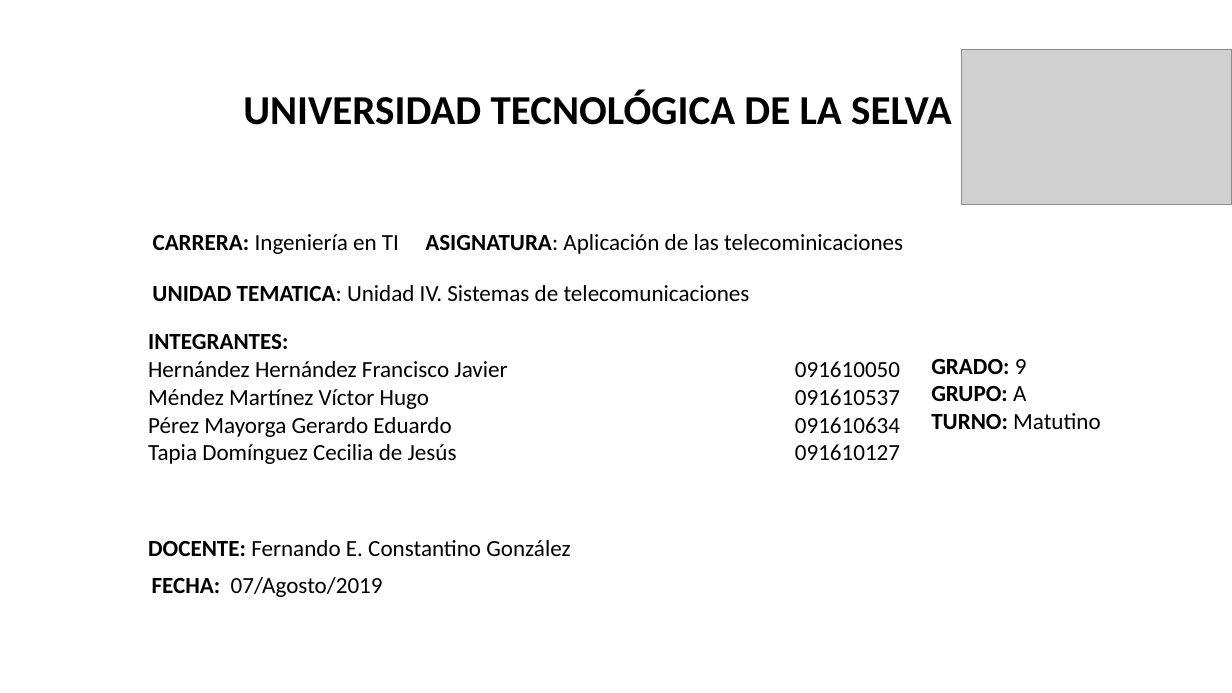
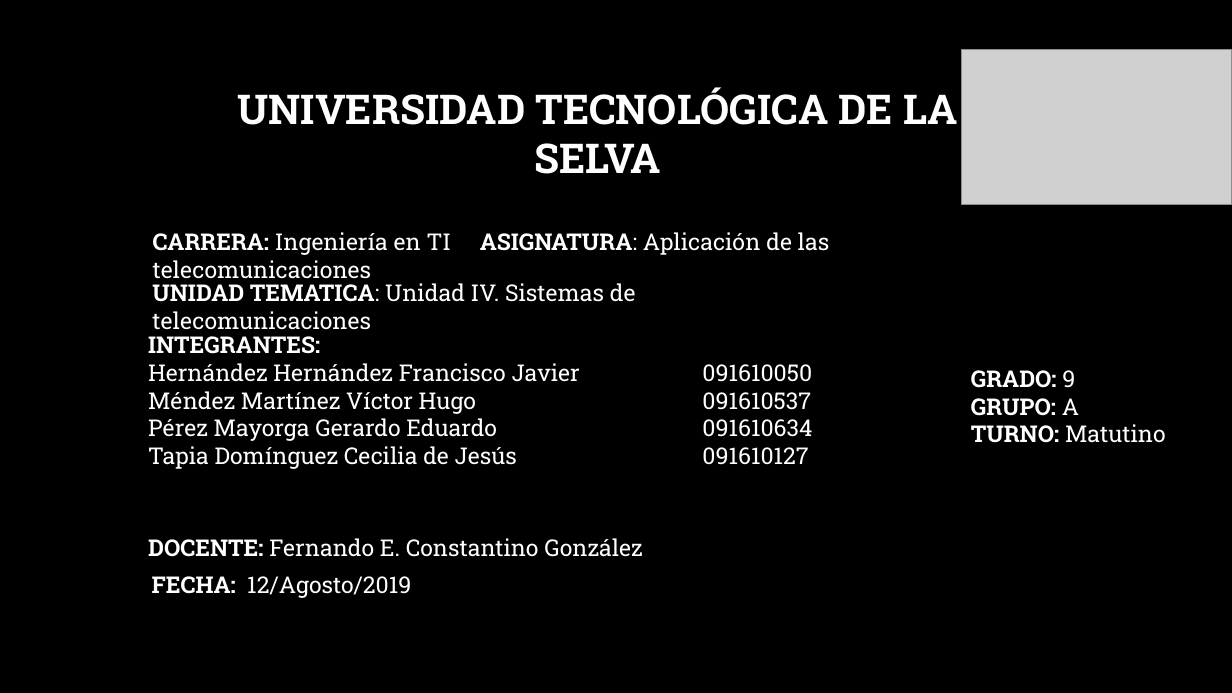
Before and after one commit to SM-ROOT/SM-ROOT, a slide deck: slide 1 of 9°A/Telecomunicaciones/RA_9A_U4_E2.pptx. Drawn at 1232x693 pixels with LibreOffice and Linux fonts; fonts in the diff are those of the drawing; grey boxes stand for pictures; background and template pictures are left out. Boxes give left, top, right and bottom in pixels: in the first picture for what was removed or moved away, otherwise in the second. Text is boxed around its words. In the diff, an @@ line names an element or a change of style, - is before the commit and + after.

```diff
--- a/9°A/Telecomunicaciones/RA_9A_U4_E2.pptx
+++ b/9°A/Telecomunicaciones/RA_9A_U4_E2.pptx
@@ background #FFFFFF to picture (left out) @@
@@ text at <box>153,232,830,279</box>: text changed; font Calibri to Roboto Slab; text colour #000000 to #FFFFFF @@
-CARRERA: Ingeniería en TI ASIGNATURA: Aplicación de las telecominicaciones
+CARRERA: Ingeniería en TI ASIGNATURA: Aplicación de las telecomunicaciones
@@ font Calibri to Roboto Slab, text colour #000000 to #FFFFFF in 5 elements at <box>238,87,957,174</box>, <box>148,538,642,557</box>, <box>152,283,636,330</box>, <box>148,336,812,469</box>, <box>971,370,1166,443</box> @@
@@ text "GRADO: 9 GRUPO: A": place and size @@
-text "GRADO: 9 GRUPO: A" at <box>931,359,1101,429</box>
+text "GRADO: 9 GRUPO: A" at <box>971,370,1166,443</box>
@@ text at <box>152,576,411,598</box>: text changed; font Calibri to Roboto Slab; text colour #000000 to #FFFFFF @@
-FECHA: 07/Agosto/2019
+FECHA: 12/Agosto/2019
```
Also in this commit, not shown: 5 other slides changed, 8 slides added, 12 slides removed, 1 other file.
